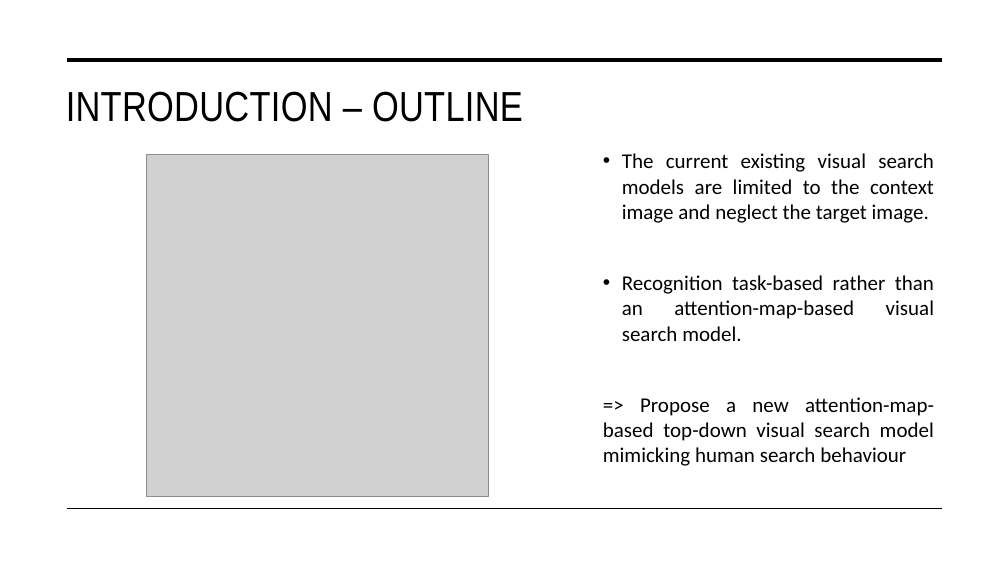
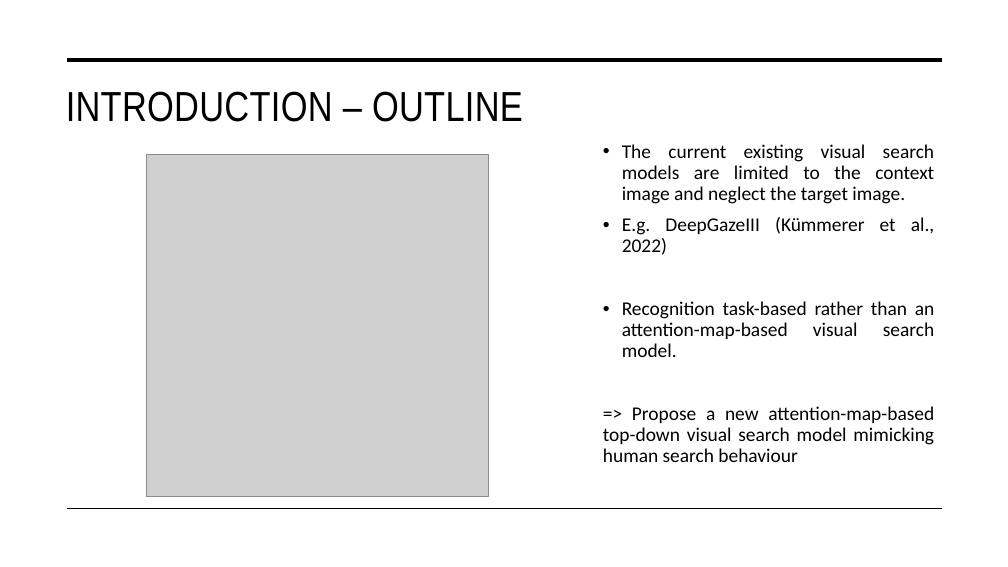
Before and after one commit to tuanisworkingonsomeprojects/TCT-visual-search, a slide deck: slide 4 of Presentation/FYP_NguyenTuan_Presentation.pptx. Drawn at 1008x567 pixels with LibreOffice and Linux fonts; fonts in the diff are those of the drawing; grey boxes stand for pictures. Boxes give left, top, right and bottom in pixels: in the first picture for what was removed or moved away, otherwise in the second. Text is boxed around its words. In the diff, an @@ line names an element or a change of style, - is before the commit and + after.

```diff
--- a/Presentation/FYP_NguyenTuan_Presentation.pptx
+++ b/Presentation/FYP_NguyenTuan_Presentation.pptx
@@ text at (x1=603, y1=144, x2=934, y2=462): size 20 to 18.5 pt in "The current existing visual search models are ...", "Recognition task-based rather than an attention-map-based vi ...", "=> Propose a new attention-map-based top-down visual ..."; line spacing 1 to 0.9 @@
@@ text at (x1=622, y1=217, x2=934, y2=255): paragraph added @@
+• E.g. DeepGazeIII (Kümmerer et al., 2022)
```
Also in this commit, not shown: 5 other slides changed.
